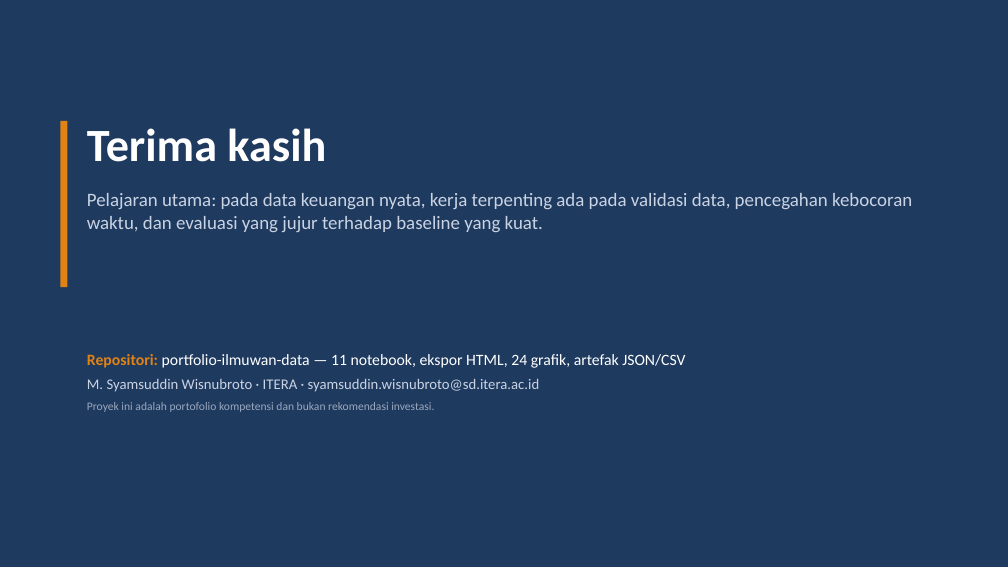
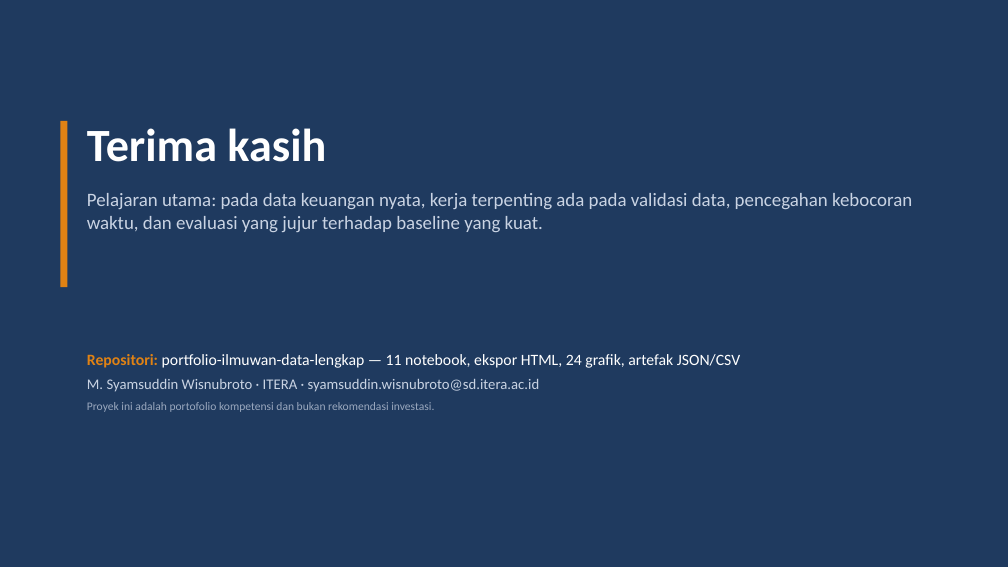
Before and after one commit to syamsuddinexcellent/portfolio-ilmuwan-data-lengkap, a slide deck: slide 17 of presentation/Portofolio_Ilmuwan_Data_Syamsuddin_Wisnubroto.pptx. Drawn at 1008x567 pixels with LibreOffice and Linux fonts; fonts in the diff are those of the drawing. Boxes give left, top, right and bottom in pixels: in the first picture for what was removed or moved away, otherwise in the second. Text is boxed around its words. In the diff, an @@ line names an element or a change of style, - is before the commit and + after.

```diff
--- a/presentation/Portofolio_Ilmuwan_Data_Syamsuddin_Wisnubroto.pptx
+++ b/presentation/Portofolio_Ilmuwan_Data_Syamsuddin_Wisnubroto.pptx
@@ text at <box>87,354,740,368</box>: text changed @@
-Repositori: portfolio-ilmuwan-data — 11 notebook, ekspor HTML, 24 grafik, artefak JSON/CSV
+Repositori: portfolio-ilmuwan-data-lengkap — 11 notebook, ekspor HTML, 24 grafik, artefak JSON/CSV
```
Also in this commit, not shown: 2 other files.
